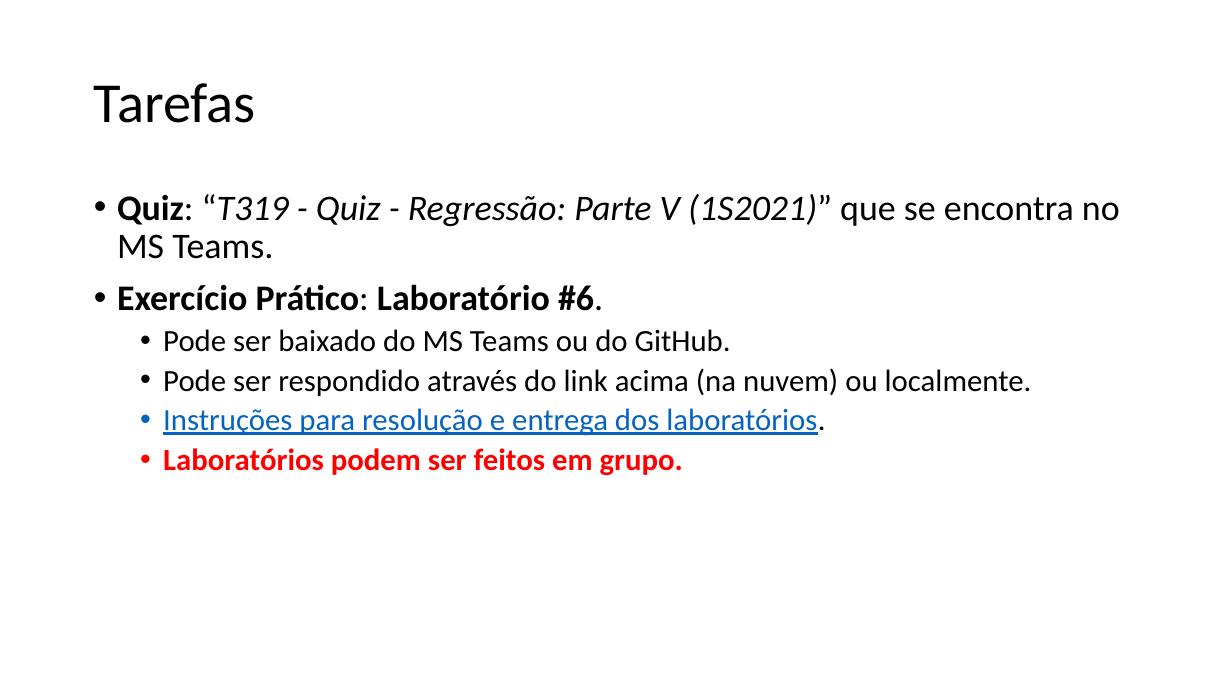
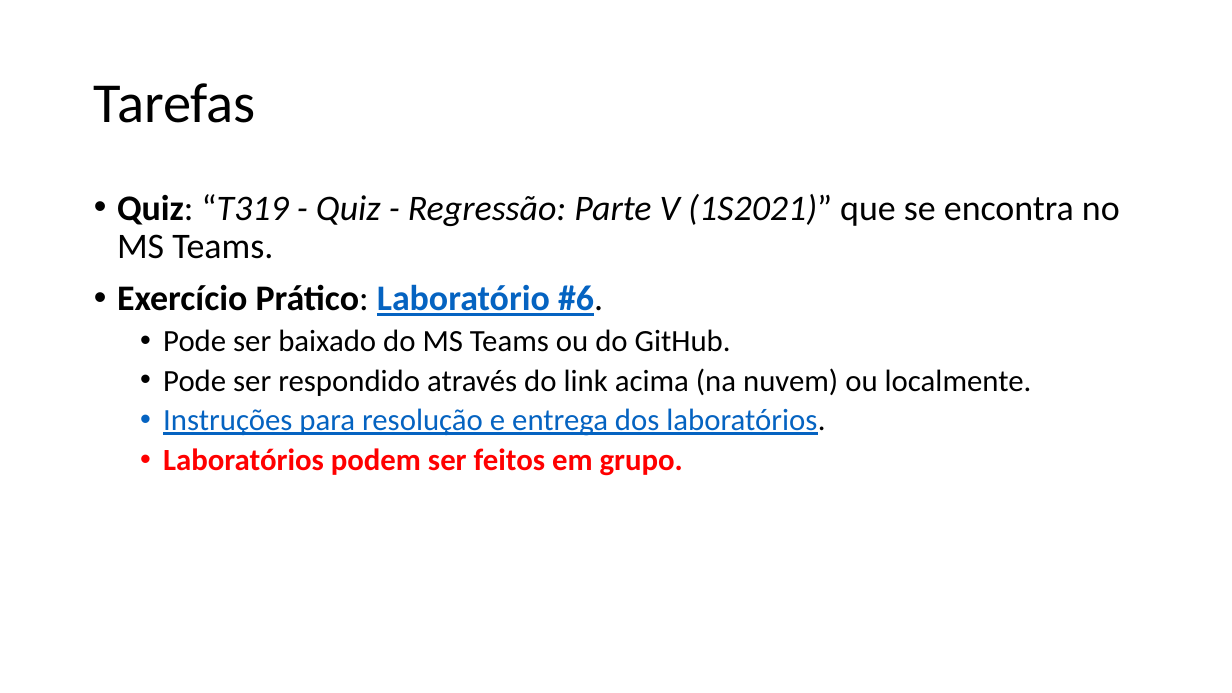
Before and after one commit to zz4fap/t319_aprendizado_de_maquina, a slide deck: slide 13 of slides/T319_Regressão_Linear (Parte V).pptx. Drawn at 1232x693 pixels with LibreOffice and Linux fonts; fonts in the diff are those of the drawing. Boxes give left, top, right and bottom in pixels: in the first picture for what was removed or moved away, otherwise in the second. Text is boxed around its words. In the diff, an @@ line names an element or a change of style, - is before the commit and + after.

```diff
--- a/slides/T319_Regressão_Linear (Parte V).pptx
+++ b/slides/T319_Regressão_Linear (Parte V).pptx
@@ text at <box>117,284,603,316</box>: text colour #000000 to #0563C1, underline on in "Laboratório #6." @@
```
Also in this commit, not shown: 2 other slides changed, 1 other file.
